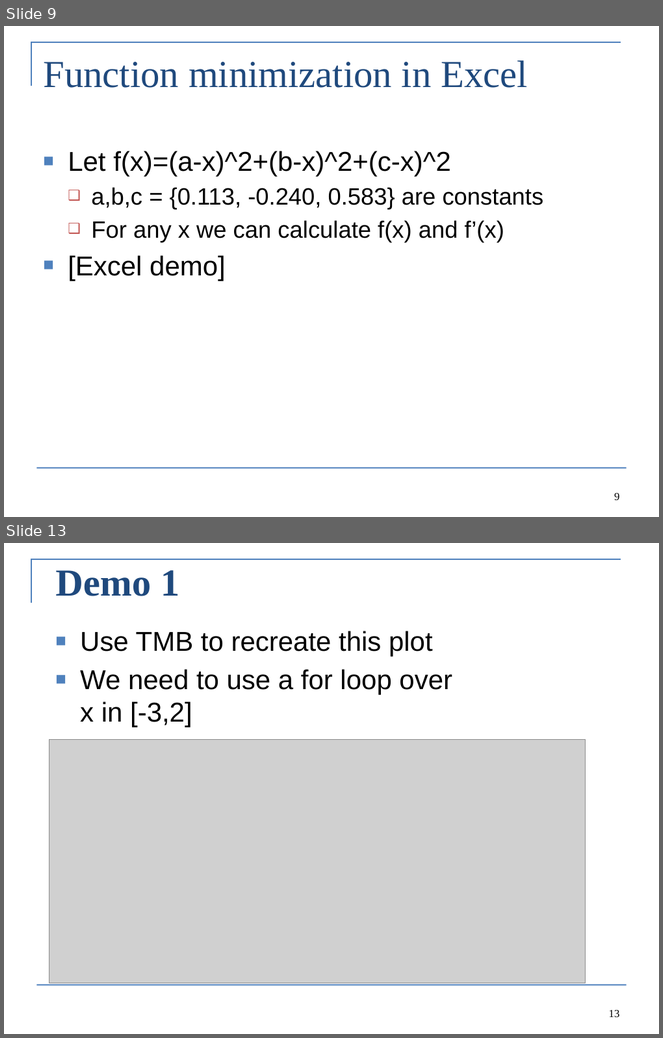
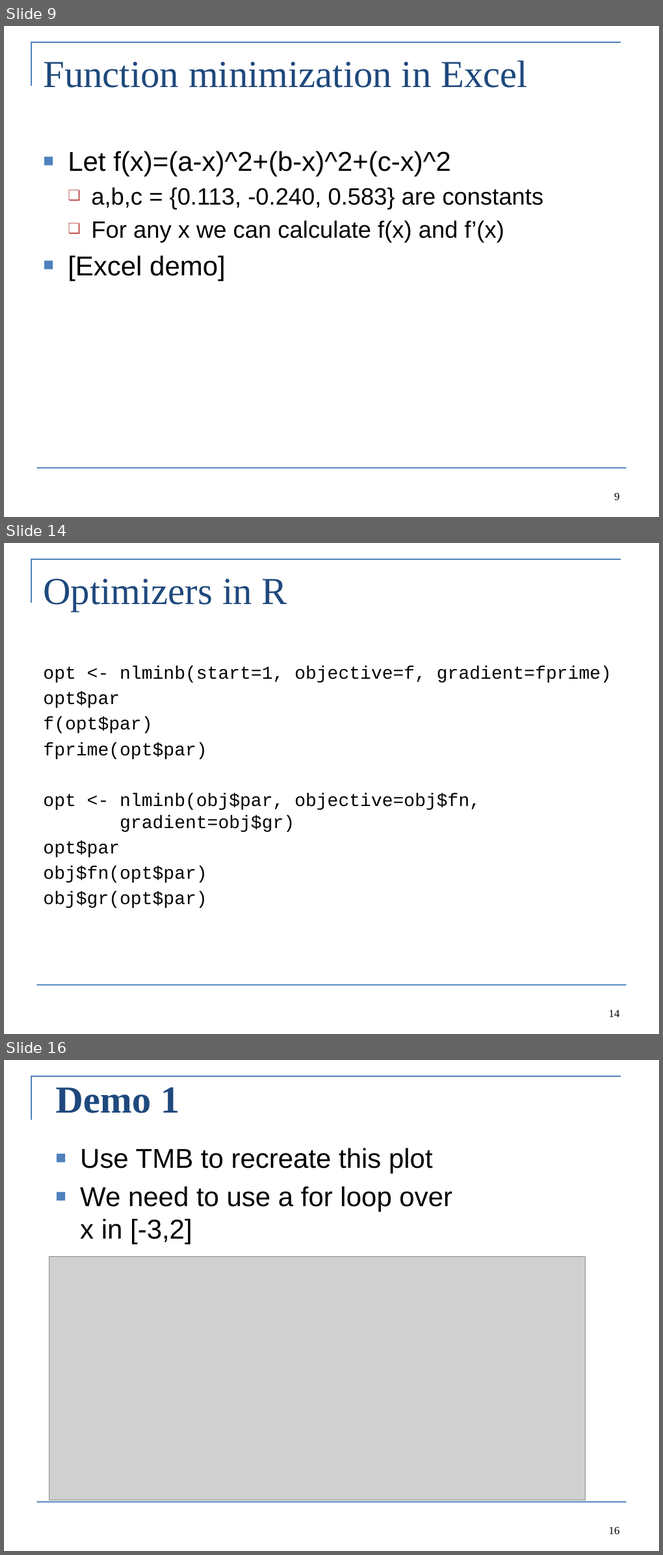
Before and after one commit to Cole-Monnahan-NOAA/tmb_workshop, a slide deck: day1/lecture1_optimization_eng.pptx. Shown one above the other, each under a label of ours: slides 9 and 13 before the commit, slides 9, 14 and 16 after it; the slides between them are not shown. The pictures are 663x1038 and 663x1555 pixels, drawn with LibreOffice and Linux fonts; fonts in the diff are those of the drawing; grey boxes stand for pictures. Boxes give left, top, right and bottom in pixels: in the first picture for what was removed or moved away, otherwise in the second. Text is boxed around its words. In the diff, an @@ line names an element or a change of style, - is before the commit and + after.

```diff
--- a/day1/lecture1_optimization_eng.pptx
+++ b/day1/lecture1_optimization_eng.pptx
@@ slide 14 added at box(4, 543, 659, 1034), background #FFFFFF; not listed: 2 template elements that a slide beside it also shows @@
@@ title added at box(43, 579, 287, 611), 42 pt, text #1F497D @@
+Optimizers in R
@@ text added at box(43, 666, 612, 908), 20 pt, text #000000 @@
+opt <- nlminb(start=1, objective=f, gradient=fprime)
+opt$par
+f(opt$par)
+fprime(opt$par)
+opt <- nlminb(obj$par, objective=obj$fn, gradient=obj$gr)
+opt$par
+obj$fn(opt$par)
+obj$gr(opt$par)
@@ page number added at box(609, 1010, 620, 1017), 12 pt, text #000000 @@
+14
@@ what was slide 13 is now slide 16 @@
@@ page number at box(609, 1527, 620, 1534): text changed @@
-13
+16
```
Also in this commit, not shown: 5 slides changed, 2 other slides added, 5 other files.
